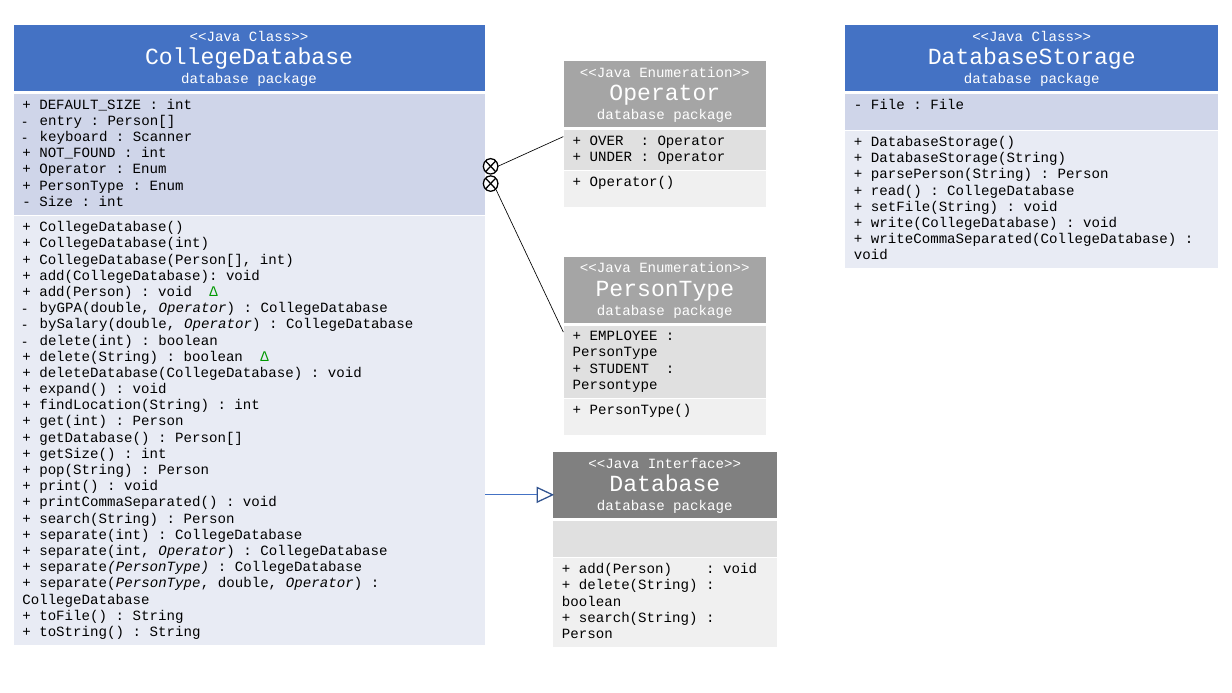
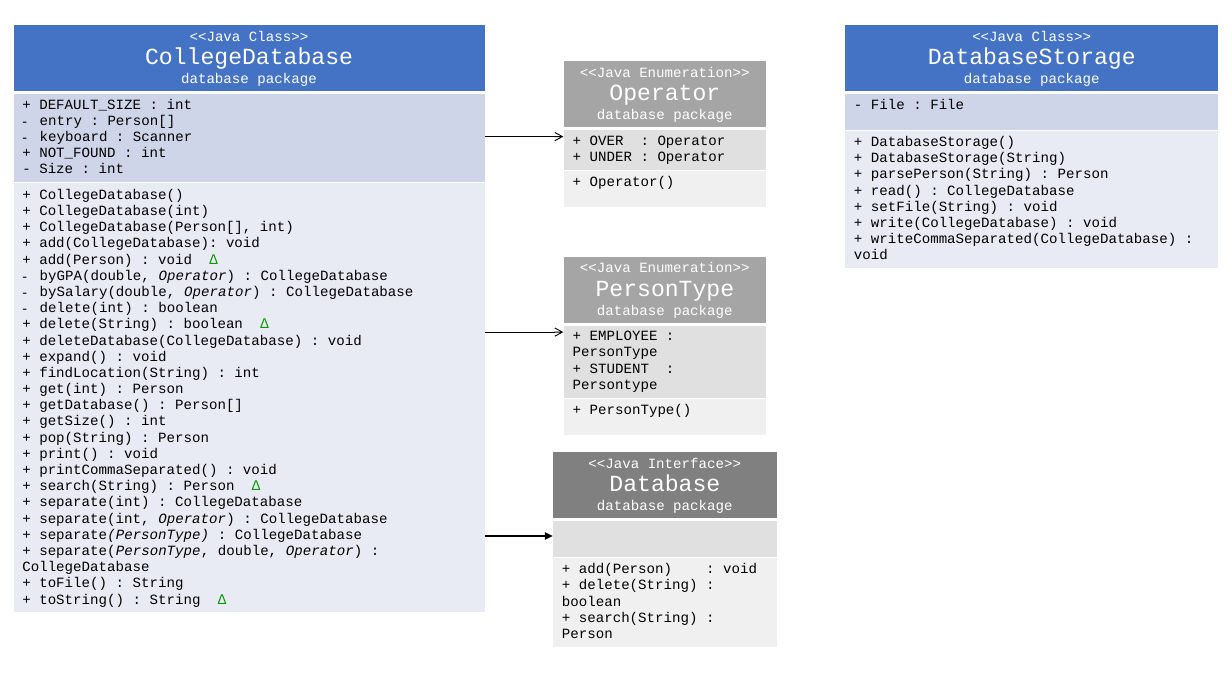
Before and after one commit to MayKeziah/CSC142_Workspace, a slide deck: slide 2 of FinalProject_UML.pptx. Drawn at 1232x693 pixels with LibreOffice and Linux fonts; fonts in the diff are those of the drawing. Boxes give left, top, right and bottom in pixels: in the first picture for what was removed or moved away, otherwise in the second. Text is boxed around its words. In the diff, an @@ line names an element or a change of style, - is before the commit and + after.

Commit message:
Fixed setGPA(double) to take double, more UML ppt

```diff
--- a/FinalProject_UML.pptx
+++ b/FinalProject_UML.pptx
@@ table at (13,25,485,623) @@
-row 2, column 1: + DEFAULT_SIZE : int / entry : Person[] / keyboard : Scanner / + NOT_FOUND : int / + Operator : Enum / + PersonType : Enum / - Size : int
+row 2, column 1: + DEFAULT_SIZE : int / entry : Person[] / keyboard : Scanner / + NOT_FOUND : int / - Size : int
-row 3, column 1: + CollegeDatabase() / + CollegeDatabase(int) / + CollegeDatabase(Person[], int) / + add(CollegeDatabase): void / + add(Person) : void ∆ / byGPA(double, Operator) : CollegeDatabase / bySalary(double, Operator) : CollegeDatabase / delete(int) : boolean / + delete(String) : boolean ∆ / + deleteDatabase(CollegeDatabase) : void / + expand() : void / + findLocation(String) : int / + get(int) : Person / + getDatabase() : Person[] / + getSize() : int / + pop(String) : Person / + print() : void / + printCommaSeparated() : void / + search(String) : Person / + separate(int) : CollegeDatabase / + separate(int, Operator) : CollegeDatabase / + separate(PersonType) : CollegeDatabase / + separate(PersonType, double, Operator) : CollegeDatabase / + toFile() : String / + toString() : String
+row 3, column 1: + CollegeDatabase() / + CollegeDatabase(int) / + CollegeDatabase(Person[], int) / + add(CollegeDatabase): void / + add(Person) : void ∆ / byGPA(double, Operator) : CollegeDatabase / bySalary(double, Operator) : CollegeDatabase / delete(int) : boolean / + delete(String) : boolean ∆ / + deleteDatabase(CollegeDatabase) : void / + expand() : void / + findLocation(String) : int / + get(int) : Person / + getDatabase() : Person[] / + getSize() : int / + pop(String) : Person / + print() : void / + printCommaSeparated() : void / + search(String) : Person ∆ / + separate(int) : CollegeDatabase / + separate(int, Operator) : CollegeDatabase / + separate(PersonType) : CollegeDatabase / + separate(PersonType, double, Operator) : CollegeDatabase / + toFile() : String / + toString() : String ∆
@@ line moved from (498, 166) - (564, 137) to (485, 137) - (564, 137) @@
@@ line (485, 137) - (564, 137): line to arrow; stroke #000000 0.5 pt to #000000 0.75 pt @@
@@ flow chart summing junction removed at (483,176,498,191) @@
@@ flow chart summing junction removed at (483,159,498,175) @@
@@ line removed from (496, 189) to (564, 332) @@
@@ arrow added from (485, 332) to (564, 332), #000000 0.75 pt @@
@@ triangle removed at (537,488,553,502) @@
@@ line moved from (537, 495) - (485, 495) to (485, 536) - (553, 536) @@
@@ line (485, 536) - (553, 536): line to arrow; stroke #4472C4 0.5 pt to #000000 1 pt @@
```
Also in this commit, not shown: 1 other slide changed, 7 other files.
